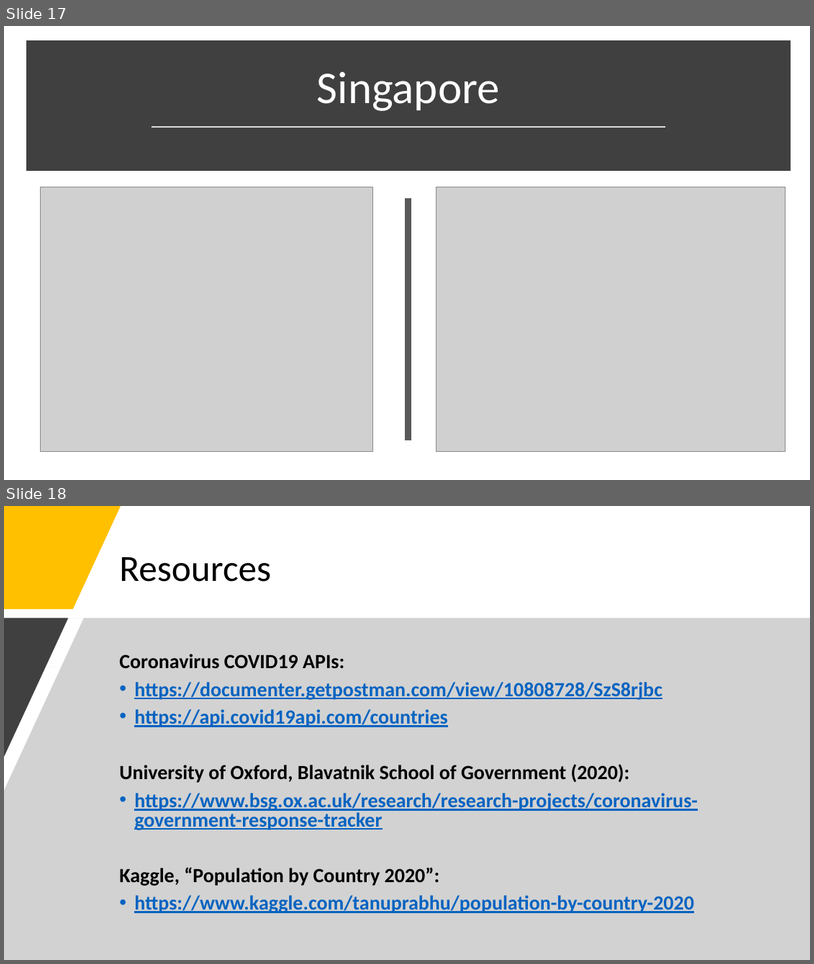
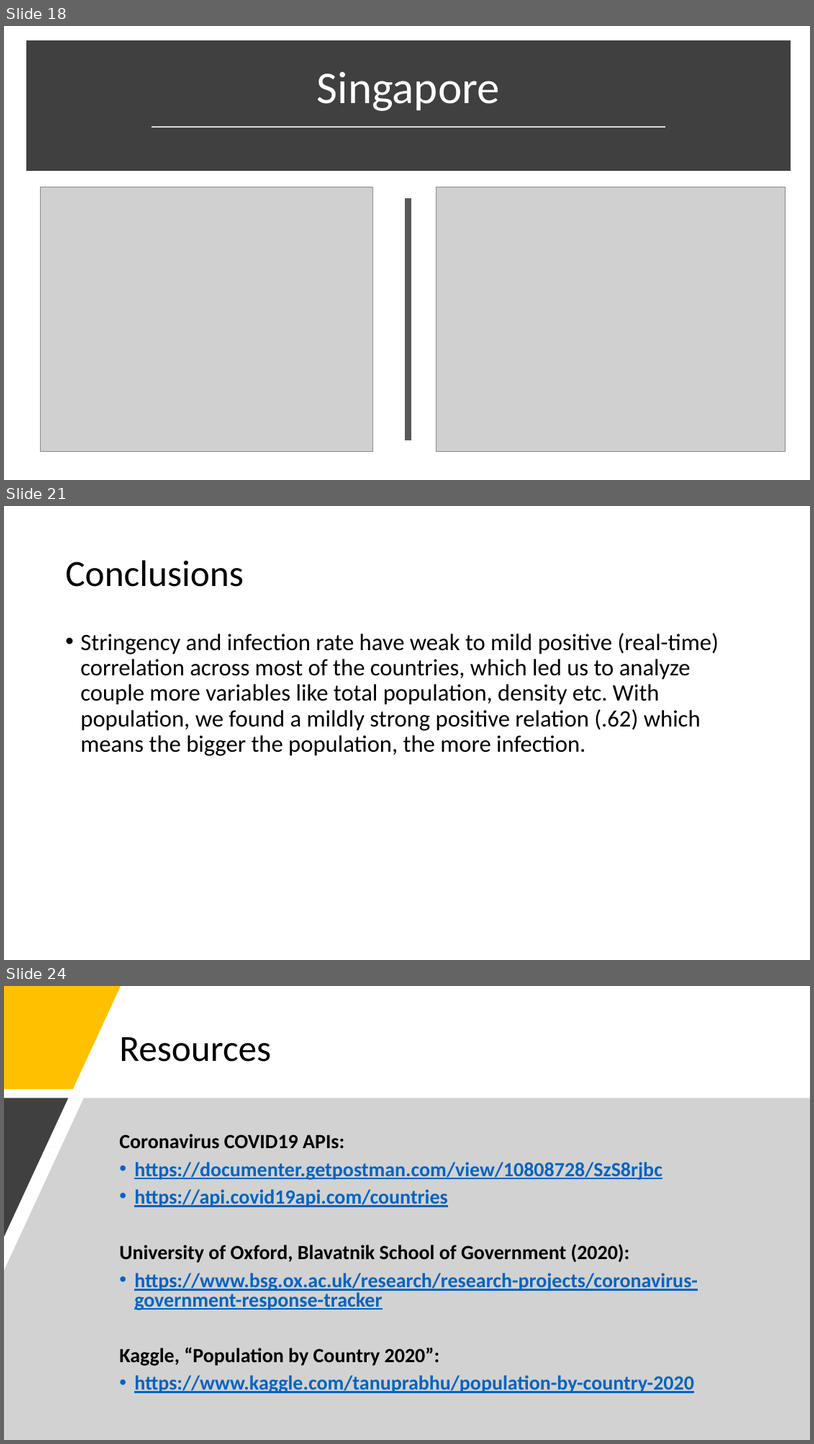
Before and after one commit to mirahmed07/project_covid_global, a slide deck: COVID-19_Presentation_DRAFT.pptx. Shown one above the other, each under a label of ours: slides 17 and 18 before the commit, slides 18, 21 and 24 after it; the slides between them are not shown. The pictures are 814x964 and 814x1444 pixels, drawn with LibreOffice and Linux fonts; fonts in the diff are those of the drawing; grey boxes stand for pictures. Boxes give left, top, right and bottom in pixels: in the first picture for what was removed or moved away, otherwise in the second. Text is boxed around its words. In the diff, an @@ line names an element or a change of style, - is before the commit and + after.

```diff
--- a/COVID-19_Presentation_DRAFT.pptx
+++ b/COVID-19_Presentation_DRAFT.pptx
@@ slide 21 added at [4,506,810,960], background #FFFFFF @@
@@ title added at [65,560,244,587], 44 pt, text #000000 @@
+Conclusions
@@ text added at [80,633,720,756], 28 pt, text #000000 @@
+• Stringency and infection rate have weak to mild positive (real-time) correlation across most of the countries, which led us to analyze couple more variables like total population, density etc. With population, we found a mildly strong positive relation (.62) which means the bigger the population, the more infection.
@@ what was slide 17 is now slide 18 @@
@@ what was slide 18 is now slide 24 @@
```
Also in this commit, not shown: 7 slides changed, 5 other slides added.
